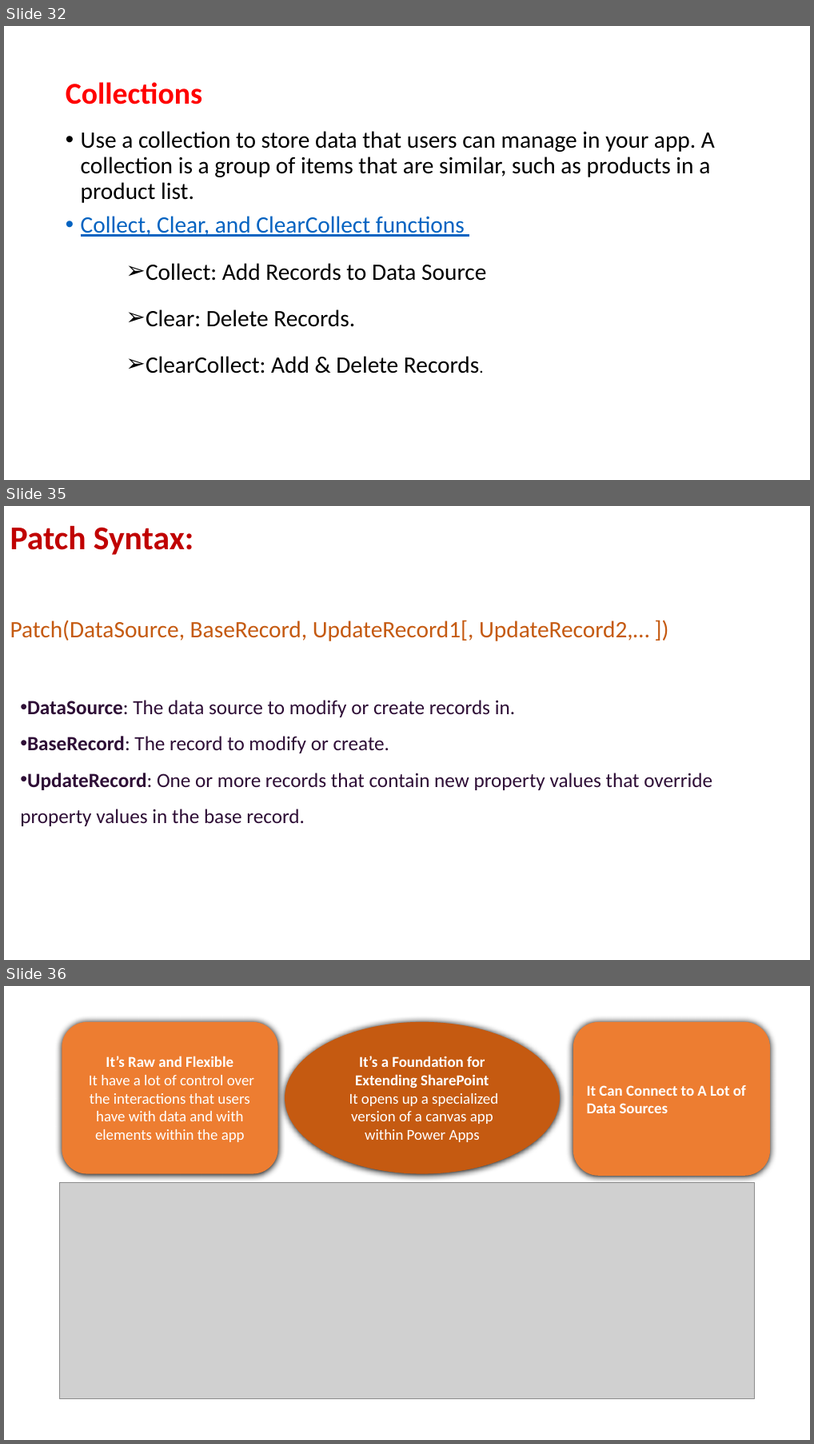
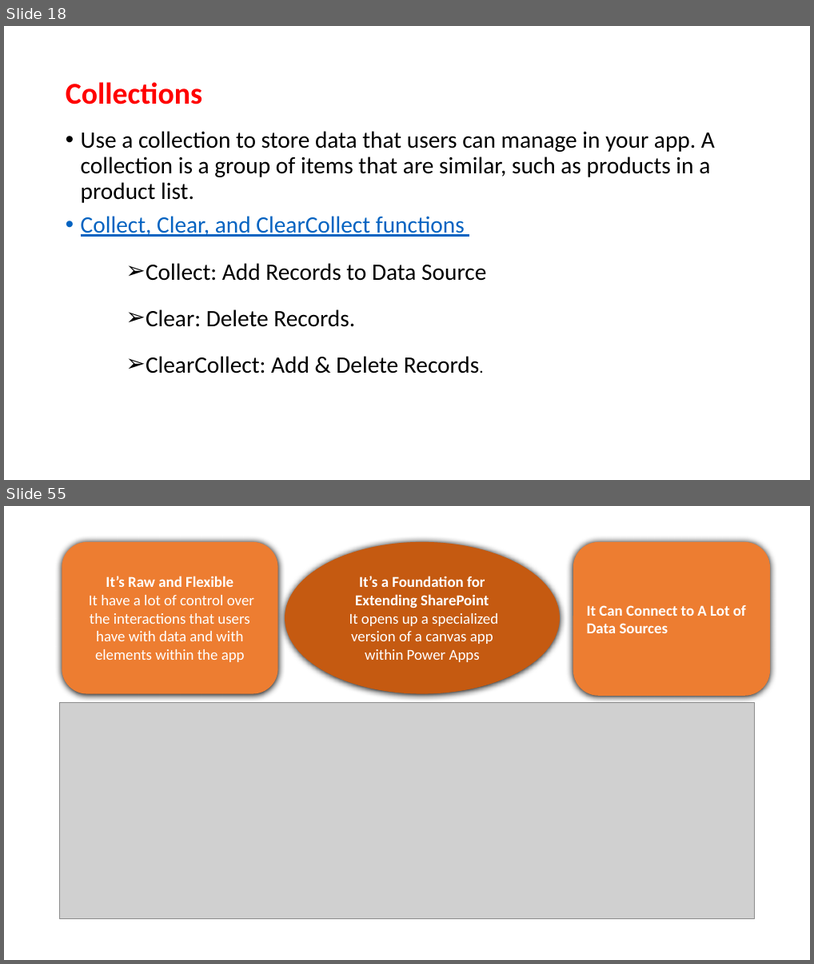
Before and after one commit to raagaraam/PowerApps, a slide deck: POWER APPS.pptx. Shown one above the other, each under a label of ours: slides 32, 35 and 36 before the commit, slides 18 and 55 after it; the slides between them are not shown. The pictures are 814x1444 and 814x964 pixels, drawn with LibreOffice and Linux fonts; fonts in the diff are those of the drawing; grey boxes stand for pictures. Boxes give left, top, right and bottom in pixels: in the first picture for what was removed or moved away, otherwise in the second. Text is boxed around its words. In the diff, an @@ line names an element or a change of style, - is before the commit and + after.

```diff
--- a/POWER APPS.pptx
+++ b/POWER APPS.pptx
@@ slide 35 removed at <box>4,506,810,960</box>, background #FFFFFF @@
@@ title removed at <box>10,525,194,555</box> @@
-Patch Syntax:
@@ text removed at <box>10,620,650,641</box> @@
-Patch(DataSource, BaseRecord, UpdateRecord1[, UpdateRecord2,… ])
@@ text removed at <box>20,700,713,826</box> @@
-• DataSource: The data source to modify or create records in.
-• BaseRecord: The record to modify or create.
-• UpdateRecord: One or more records that contain new property values that override property values in the base record.
@@ what was slide 32 is now slide 18 @@
@@ what was slide 36 is now slide 55 @@
```
Also in this commit, not shown: 11 slides changed, 59 slides added, 5 other slides removed.
